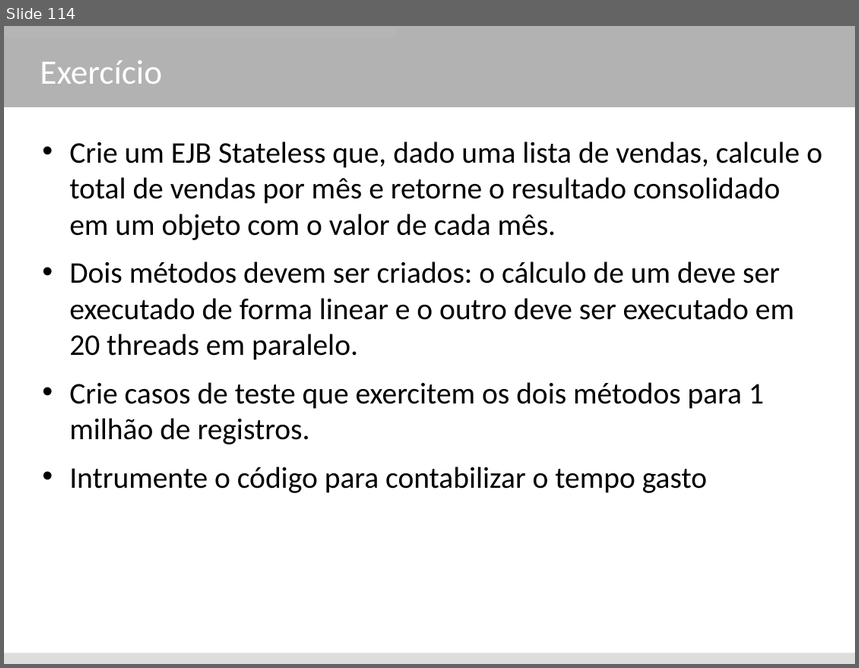
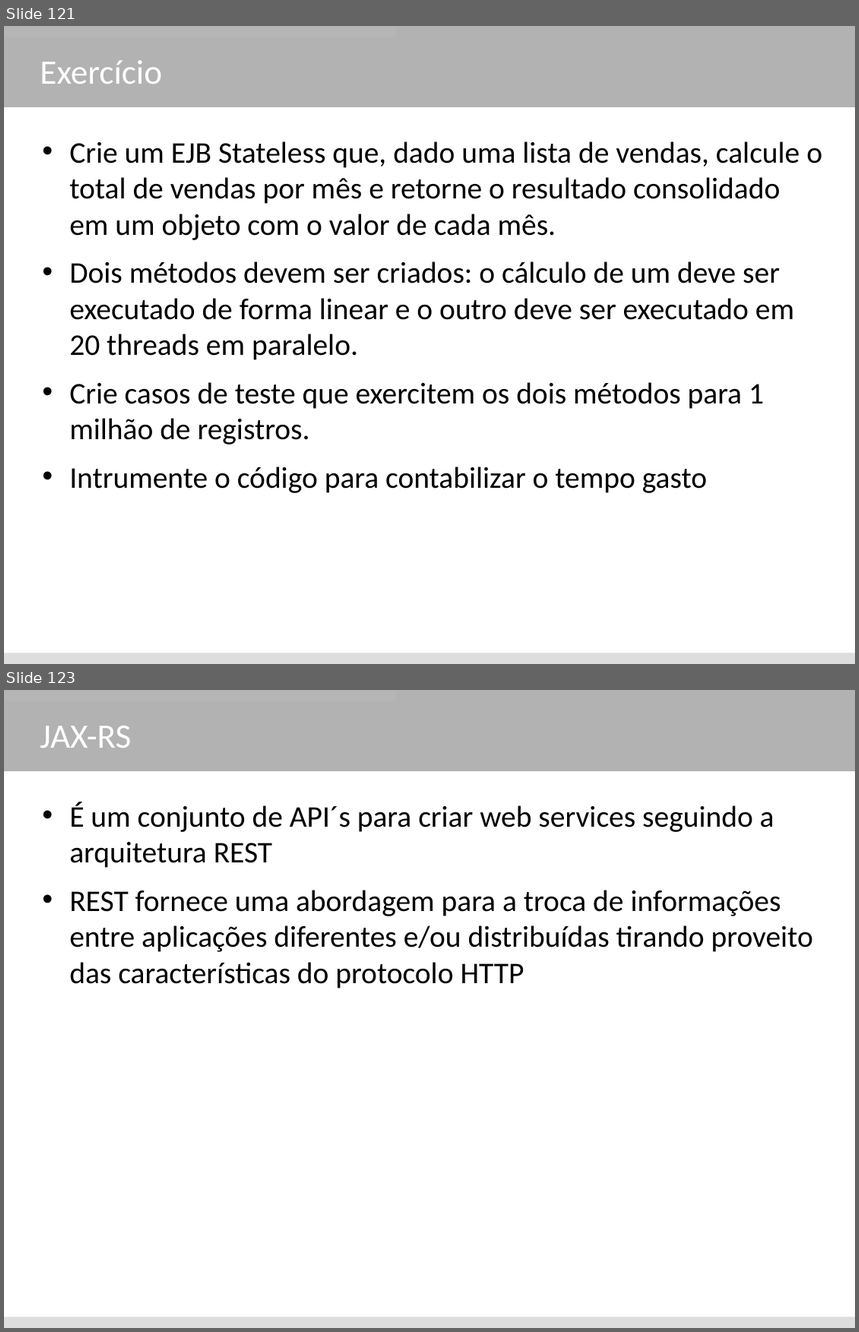
Before and after one commit to rpostai/jee-blank, a slide deck: java enterprise edition - revisado.odp. Shown one above the other, each under a label of ours: slide 114 before the commit, slides 121 and 123 after it; the slides between them are not shown. The pictures are 859x668 and 859x1332 pixels, drawn with LibreOffice and Linux fonts; fonts in the diff are those of the drawing. Boxes give left, top, right and bottom in pixels: in the first picture for what was removed or moved away, otherwise in the second. Text is boxed around its words. In the diff, an @@ line names an element or a change of style, - is before the commit and + after.

```diff
--- a/java enterprise edition - revisado.odp
+++ b/java enterprise edition - revisado.odp
@@ slide 123 added at (4,690,855,1328), background #FFFFFF; not listed: 3 template elements that a slide beside it also shows @@
@@ title added at (40,726,131,748), 32 pt, text #FFFFFF @@
+JAX-RS
@@ text added at (69,802,813,989), 28 pt, text #000000 @@
+• É um conjunto de API´s para criar web services seguindo a arquitetura REST
+• REST fornece uma abordagem para a troca de informações entre aplicações diferentes e/ou distribuídas tirando proveito das características do protocolo HTTP
@@ what was slide 114 is now slide 121 @@
```
Also in this commit, not shown: 2 slides changed, 10 other slides added, 5 slides removed, 11 other files.
